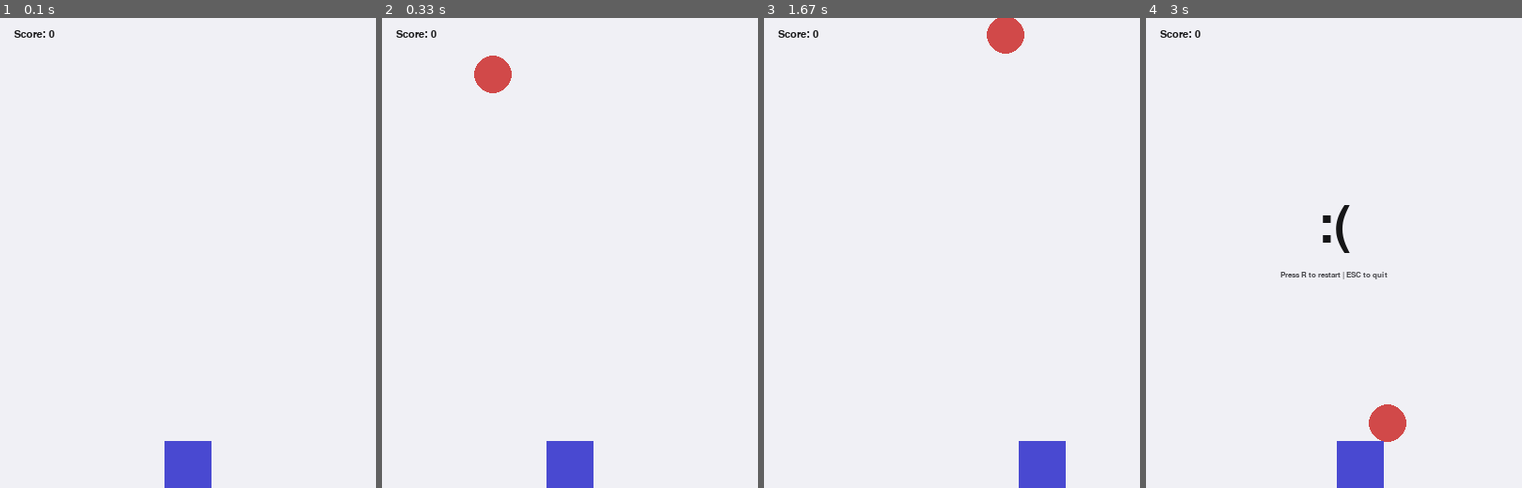
Above: before the commit, frames 1-4 (left to right).
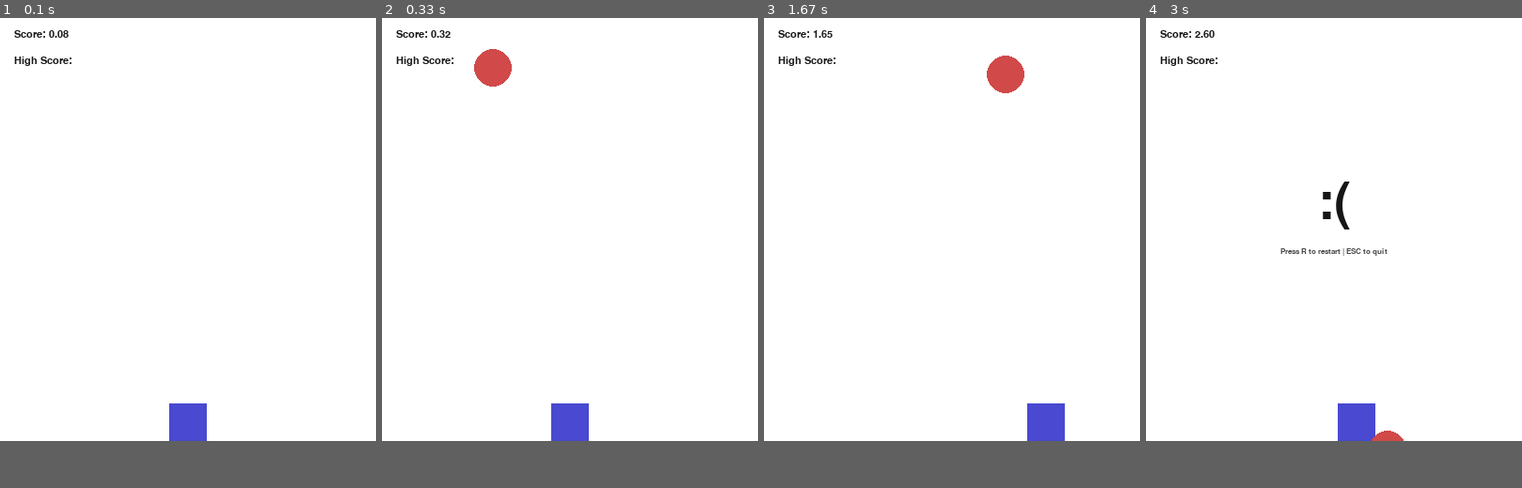
Above: after the commit, the same moments.

Repository: cwrlcarl/pygame-mini-games
Game: pygame game, started from dodge-object/main.py
Same seed, same stepped clock (60 frames per second), same inputs: the game is played once before the commit and once after it.
Inputs:
- Up to frame 1 (0.1 s): no input
- Up to frame 2 (0.33 s): no input
- Up to frame 3 (1.67 s): hold Right 0.33-0.8 s; hold Right 0.83-1.3 s; hold Left from 1.33 s (still down)
- Up to frame 4 (3 s): release Left at 1.87 s; hold Left 1.9-2.3 s; hold Right 2.33-2.97 s
In our replay, the window is 400x500 before the commit and 400x450 after it. These sizes can differ from the game's own. Grey fills any space a smaller window leaves; there, only what the larger window draws over its background counts as a difference.

The runs differ from the first frame. In frame 1, 2.2% of the frame differs, in the area x 3-57%, y 2-100%; in frame 2, 2.5%; in frame 3, 3.5%; in frame 4, 3.5%, in the area x 3-70%, y 2-100%.

Commit message:
Add game mechanics: object speed increases every 10 secs

Diff:
--- a/dodge-object/main.py
+++ b/dodge-object/main.py
@@ -4,13 +4,13 @@
 
 pygame.init()
 
-SCREEN_WIDTH, SCREEN_HEIGHT = 400, 500
+SCREEN_WIDTH, SCREEN_HEIGHT = 400, 450
 FPS = 60
 
 screen = pygame.display.set_mode((SCREEN_WIDTH, SCREEN_HEIGHT))
 pygame.display.set_caption("Dodge the falling ahh object")
 
-time_font = pygame.font.SysFont("Monocraft", 17)
+score_font = pygame.font.SysFont("Monocraft", 17)
 game_over_font = pygame.font.SysFont("Monocraft", 80)
 subtext_font = pygame.font.SysFont("Monocraft", 12)
 
@@ -23,13 +23,13 @@
 pygame.mixer.music.set_volume(0.3)
 game_over_sfx = pygame.mixer.Sound(game_over_sfx)
 
-BG_COLOR = (240, 240, 245)
+BG_COLOR = (255, 255, 255)
 MAIN_TEXT_COLOR = (22, 22, 23)
 SUBTEXT_COLOR = (73, 73, 77)
 PLAYER_COLOR = (73, 73, 209)
 OBJECT_COLOR = (209, 73, 73)
 
-PLAYER_WIDTH, PLAYER_HEIGHT = 50, 50
+PLAYER_WIDTH, PLAYER_HEIGHT = 40, 40
 PLAYER_SPEED = 4
 
 RADIUS = 20
@@ -43,8 +43,11 @@
     pygame.draw.rect(screen, PLAYER_COLOR, player_rect)
     pygame.draw.circle(screen, OBJECT_COLOR, object_rect.center, RADIUS)
 
-    time_text = time_font.render(f"Score: {score}", True, MAIN_TEXT_COLOR)
+    time_text = score_font.render(f"Score: {score:.2f}", True, MAIN_TEXT_COLOR)
     screen.blit(time_text, (15, 12))
+
+    high_score_text = score_font.render("High Score:", True, MAIN_TEXT_COLOR)
+    screen.blit(high_score_text, (15, 40))
 
     if game_over:
         show_game_over()
@@ -73,8 +76,8 @@
         player_rect.x += PLAYER_SPEED
 
 
-def handle_object(object_rect, player_rect, game_over):
-    object_rect.y += FALL_SPEED
+def handle_object(object_rect, player_rect, fall_speed, game_over):
+    object_rect.y += fall_speed
 
     if object_rect.y > SCREEN_HEIGHT:
         reset_object(object_rect)
@@ -120,11 +123,18 @@
 
     score = 0
     game_over = False
+    fall_speed = FALL_SPEED
+    next_speed_increase = 10
 
     clock = pygame.time.Clock()
     running = True
 
     while running:
+        dt = clock.tick(FPS)
+        if score >= next_speed_increase:
+            fall_speed += 1
+            next_speed_increase += 10
+
         for event in pygame.event.get():
             if event.type == pygame.QUIT:
                 running = False
@@ -137,11 +147,11 @@
                     running = False
 
         if not game_over:
-            game_over = handle_object(object_rect, player_rect, game_over)
+            game_over = handle_object(object_rect, player_rect, fall_speed, game_over)
             handle_movement(player_rect)
+            score += dt / 1000
 
         draw_window(player_rect, object_rect, score, game_over)
-        clock.tick(FPS)
 
     pygame.quit()
 
